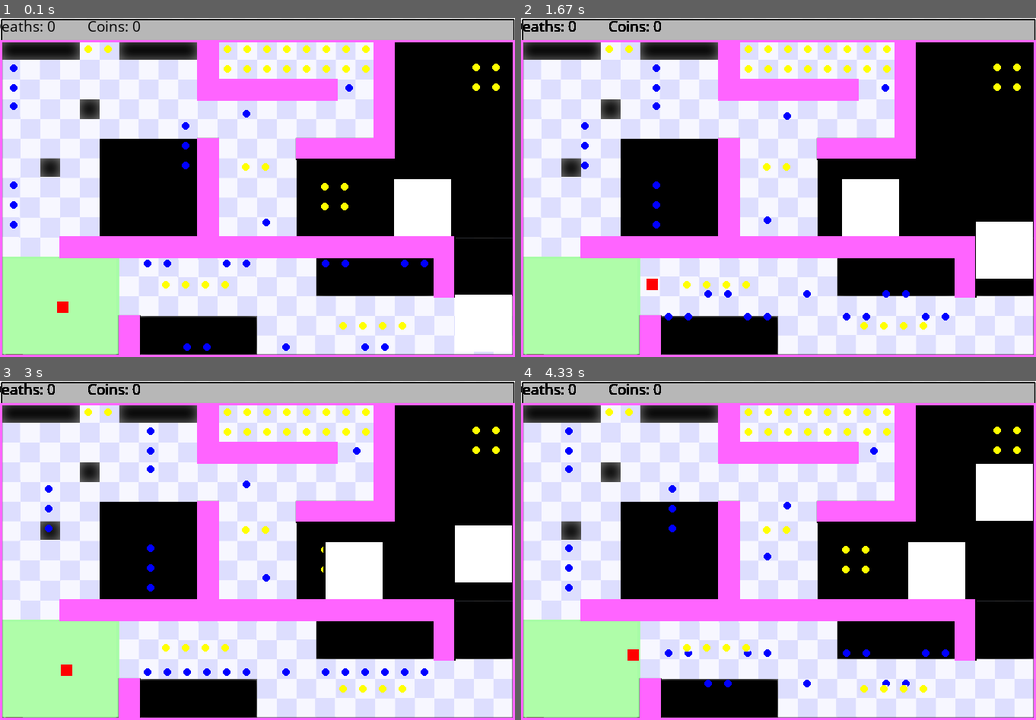
Above: before the commit, frames 1-4 (two rows, left to right).
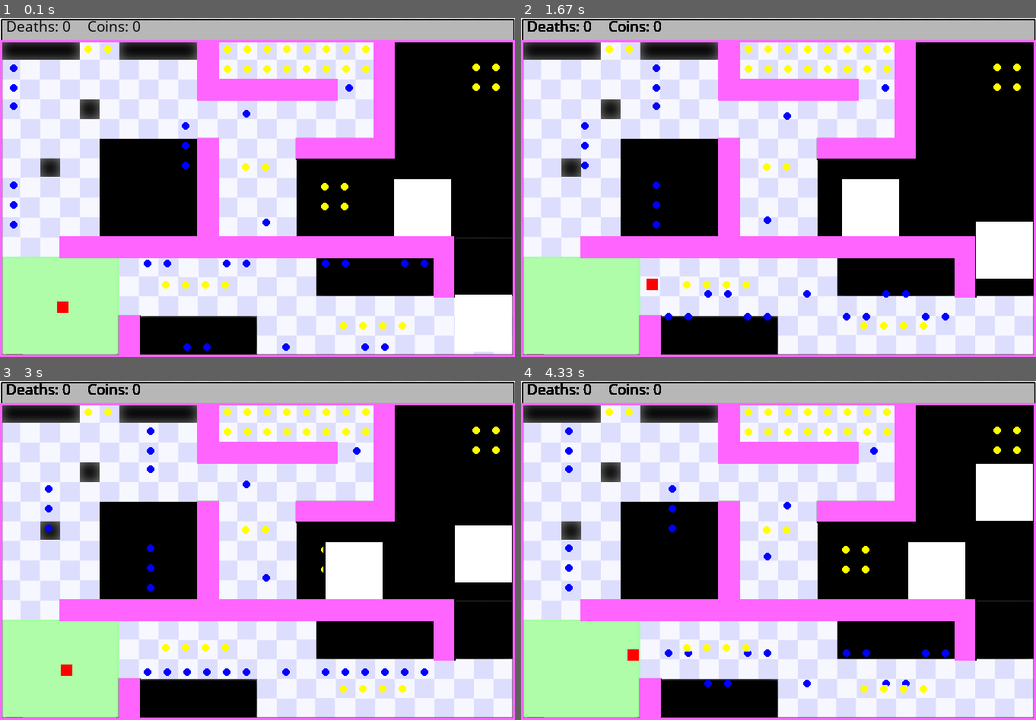
Above: after the commit, the same moments.

Repository: amangla20/CS550
Game: pygame game, started from WorldsHardestGame/worldshardest.py
Same seed, same stepped clock (60 frames per second), same inputs: the game is played once before the commit and once after it.
Inputs (mouse positions are in pixels of both pictures, inside the frame that each line leads up to):
- Up to frame 1 (0.1 s): no input
- Up to frame 2 (1.67 s): hold Right 0.33-0.8 s; move the mouse to (757, 201) at 0.37 s; hold Up 0.83-1.13 s; hold Right 1.17-1.63 s
- Up to frame 3 (3 s): hold Left 1.67-2.2 s; hold Down 2.23-2.53 s; hold Left 2.57-2.97 s
- Up to frame 4 (4.33 s): hold Up 3-3.37 s; hold Right 3.4-4.03 s; hold Down from 4.07 s (still down)

The runs differ from the first frame. In frame 1, 0.2% of the frame differs, in the area x 0-14%, y 0-5%; in frame 2, 0.2%; in frame 3, 0.2%; in frame 4, 0.2%.

Commit message:
ugh i really cant right now

Diff:
--- a/WorldsHardestGame/worldshardest.py
+++ b/WorldsHardestGame/worldshardest.py
@@ -174,6 +174,12 @@
 		print("Ok, so now you have all of the coins! You just have to survive to make it to home base in order to win the world's hardest game.")
 
 while not done:
+	for event in pygame.event.get():
+		if event.type == pygame.QUIT:
+			done = True
+		elif event.type == pygame.KEYDOWN:
+			if event.key == pygame.K_q:
+				done = True
 	location = pygame.mouse.get_pos()
 	print(location)
 	print("Game State: " + str(gameState))
@@ -189,7 +195,7 @@
 	print(coins)
 	collision_detection()
 	# wall_collision()
-	text_display("Deaths: " + str(death), 30, 10, (0, 0, 0))
+	text_display("Deaths: " + str(death), 50, 10, (0, 0, 0))
 	text_display("Coins: " + str(coins), 150, 10, (0, 0, 0))
 	# font = pygame.font.SysFont("comicsansms", 20)
 	# death_text = font.render("hey", True, (0, 0, 0))
@@ -243,3 +249,4 @@
 	wall.display(False)
 	msElapsed = Clock.tick(20)
 	pygame.display.flip()
+pygame.quit()
